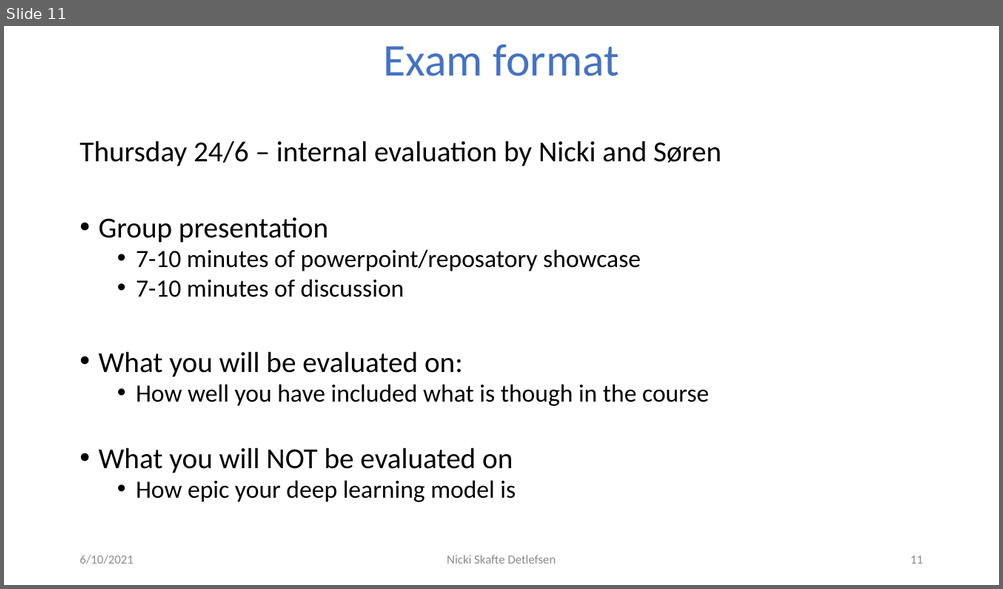
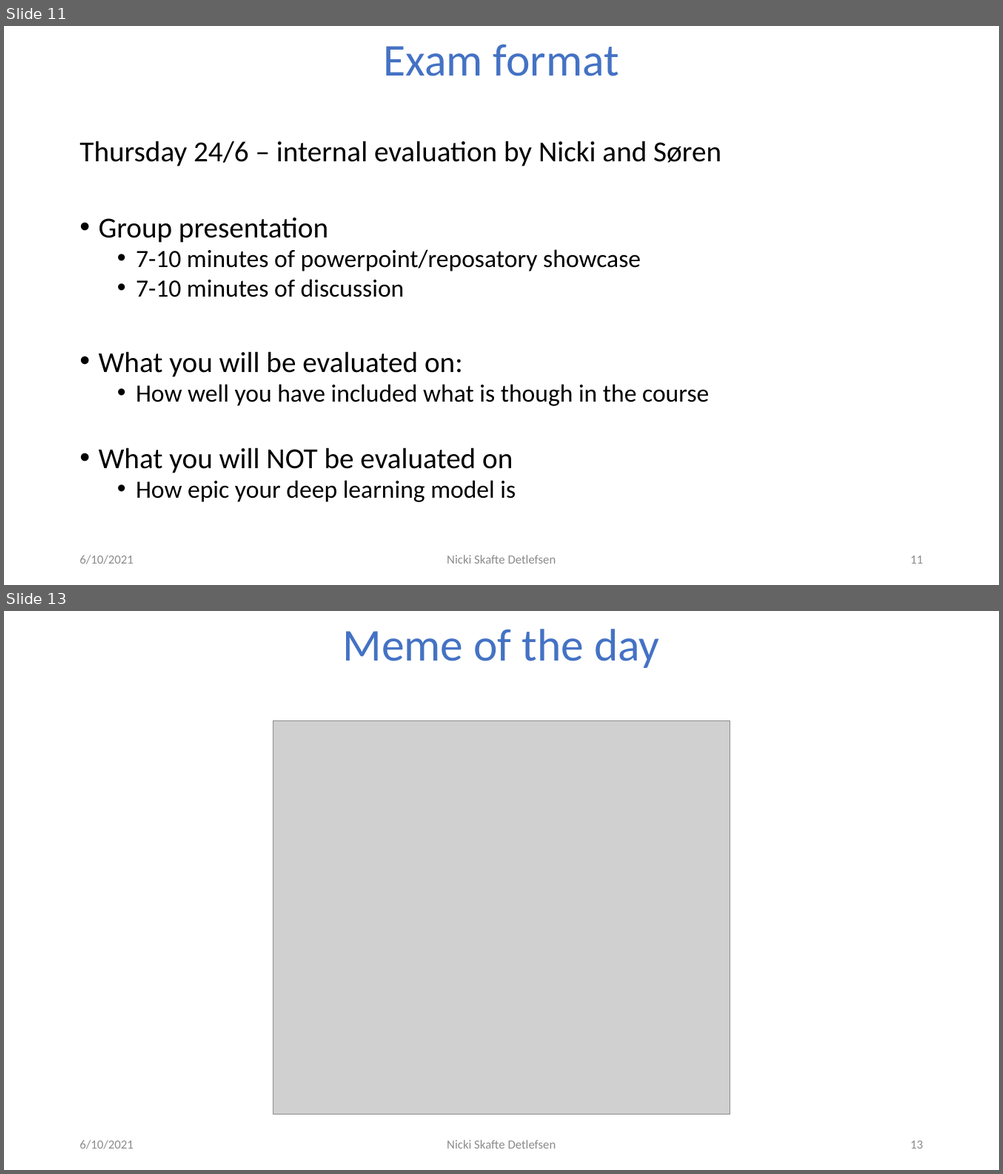
Before and after one commit to DeepEasterbunny/dtu_mlops, a slide deck: 05_project_overview/The_pytorch_ecosystem.pptx. Shown one above the other, each under a label of ours: slide 11 before the commit, slides 11 and 13 after it; the slides between them are not shown. The pictures are 1003x589 and 1003x1174 pixels, drawn with LibreOffice and Linux fonts; fonts in the diff are those of the drawing; grey boxes stand for pictures; background and template pictures are left out. Boxes give left, top, right and bottom in pixels: in the first picture for what was removed or moved away, otherwise in the second. Text is boxed around its words. In the diff, an @@ line names an element or a change of style, - is before the commit and + after.

Commit message:
added meme

```diff
--- a/05_project_overview/The_pytorch_ecosystem.pptx
+++ b/05_project_overview/The_pytorch_ecosystem.pptx
@@ slide 13 added at box(4, 611, 999, 1170), background #FFFFFF @@
@@ title added at box(343, 629, 660, 668), 44 pt, text #4472C4 @@
+Meme of the day
@@ picture added at box(273, 721, 730, 1116) @@
@@ text added at box(79, 1140, 133, 1150), 12 pt, text #8C8C8C @@
+6/10/2021
@@ text added at box(447, 1140, 556, 1149), 12 pt, text #8C8C8C @@
+Nicki Skafte Detlefsen
@@ page number added at box(910, 1141, 922, 1149), 12 pt, text #8C8C8C @@
+13
```
Also in this commit, not shown: 1 slide changed, 1 other file.
